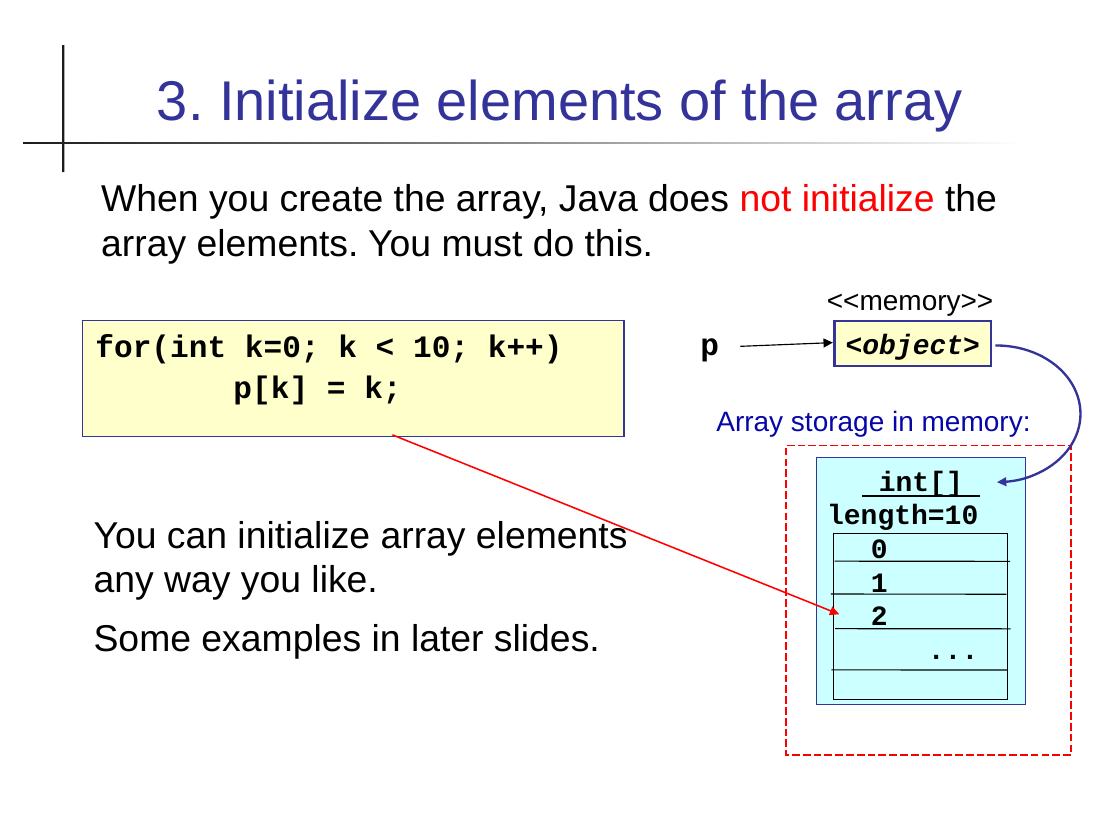
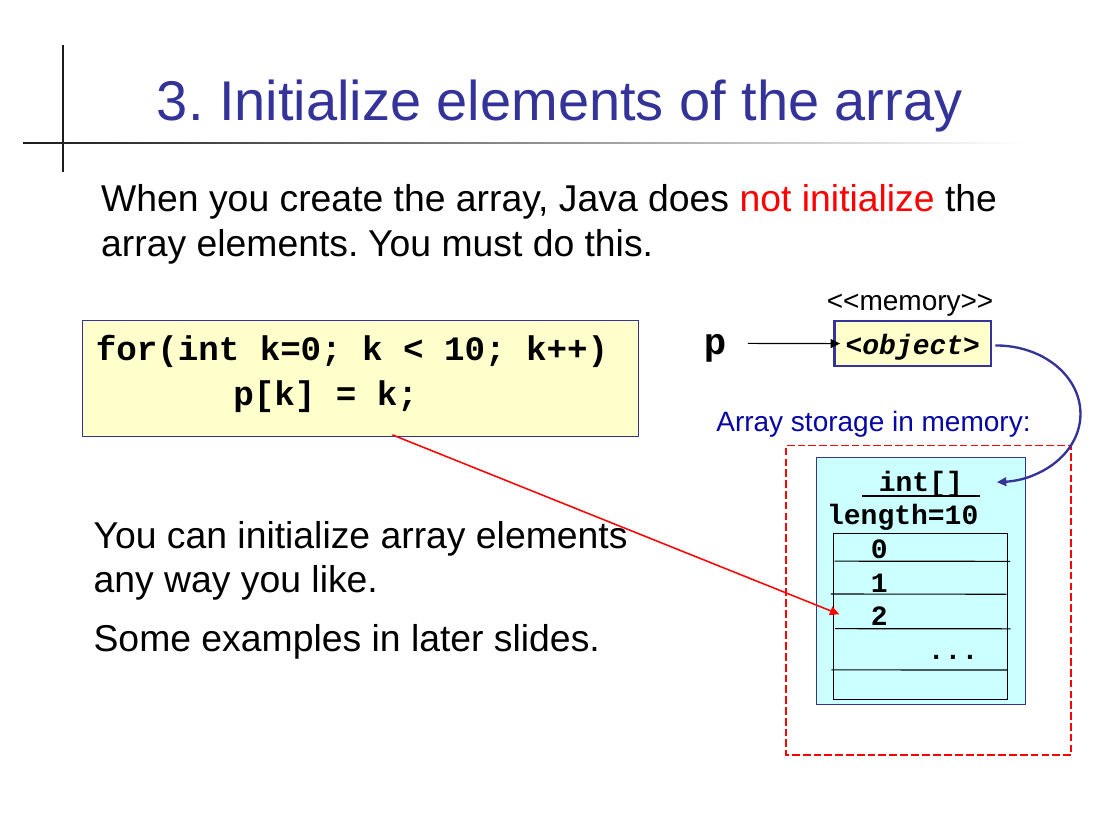
Before and after one commit to cpske/programming1, a slide deck: slide 9 of java-basics/17-Arrays.ppt. Drawn at 1120x840 pixels with LibreOffice and Linux fonts; fonts in the diff are those of the drawing. Boxes give left, top, right and bottom in pixels: in the first picture for what was removed or moved away, otherwise in the second. Text is boxed around its words. In the diff, an @@ line names an element or a change of style, - is before the commit and + after.

Commit message:
arrays and git material

```diff
--- a/java-basics/17-Arrays.ppt
+++ b/java-basics/17-Arrays.ppt
@@ rectangle "for(int k=0; k < 10; ...": place and size @@
-rectangle "for(int k=0; k < 10; ..." at <box>83,320,624,437</box>
+rectangle "for(int k=0; k < 10; ..." at <box>83,320,638,437</box>
@@ rectangle "for(int k=0; k < 10; ..." at <box>83,320,638,437</box>: size 20 to 22 pt @@
@@ text "p" at <box>704,334,726,362</box>: size 20 to 24 pt @@
@@ arrow moved from (740, 346) - (833, 343) to (748, 344) - (840, 344) @@
```
Also in this commit, not shown: 10 other slides changed, 3 other files.
